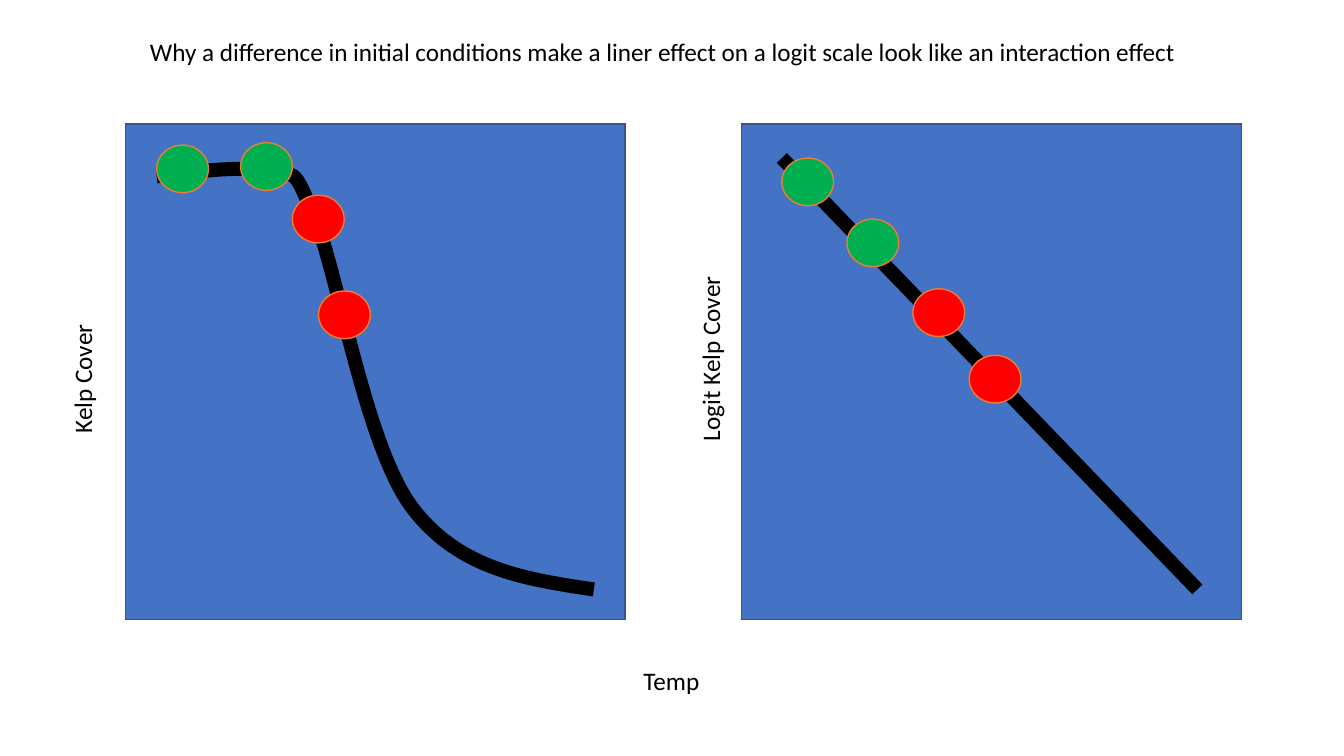
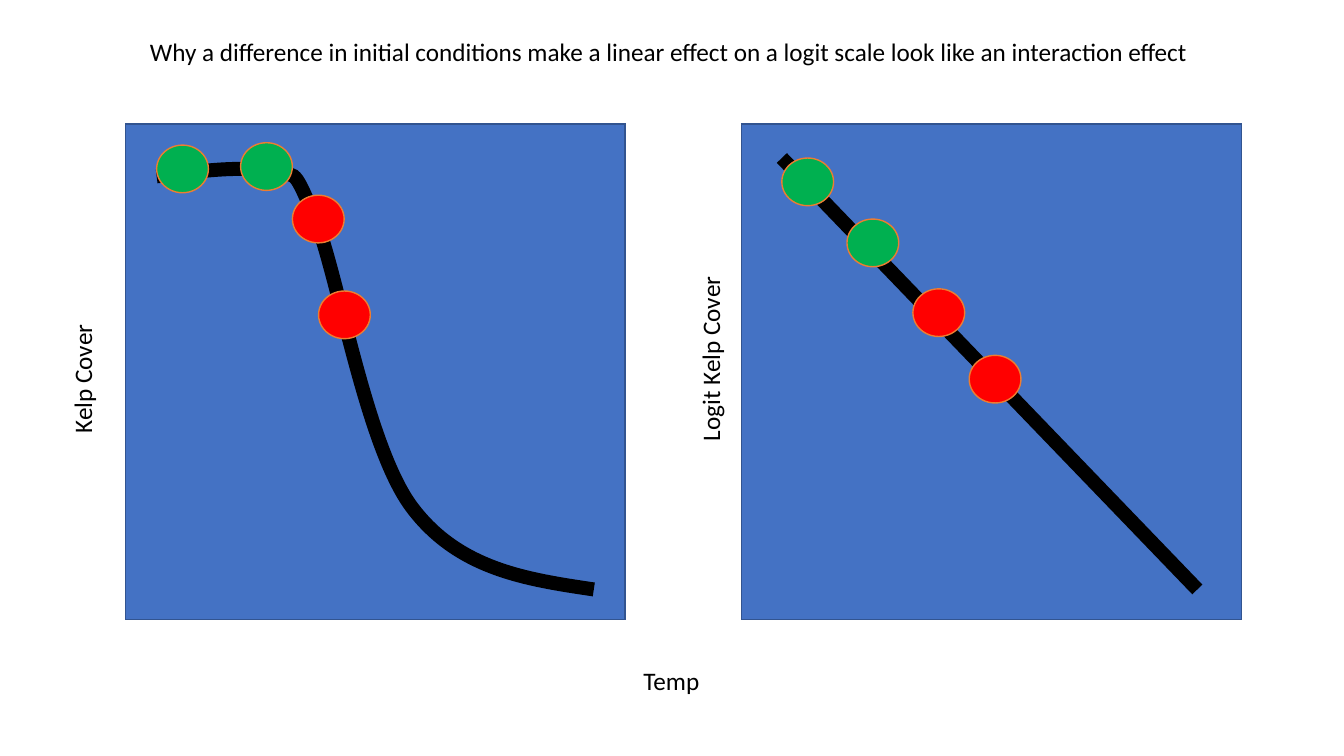
Before and after one commit to jebyrnes/kelp_gom_thermal_causal, a slide deck: slide 4 of notes/slidenotes.pptx. Drawn at 1344x756 pixels with LibreOffice and Linux fonts; fonts in the diff are those of the drawing. Boxes give left, top, right and bottom in pixels: in the first picture for what was removed or moved away, otherwise in the second. Text is boxed around its words. In the diff, an @@ line names an element or a change of style, - is before the commit and + after.

```diff
--- a/notes/slidenotes.pptx
+++ b/notes/slidenotes.pptx
@@ text at [150, 43, 1186, 66]: text changed @@
-Why a difference in initial conditions make a liner effect on a logit scale look like an interaction effect
+Why a difference in initial conditions make a linear effect on a logit scale look like an interaction effect
```
Also in this commit, not shown: 1 slide added, 2 other files.
